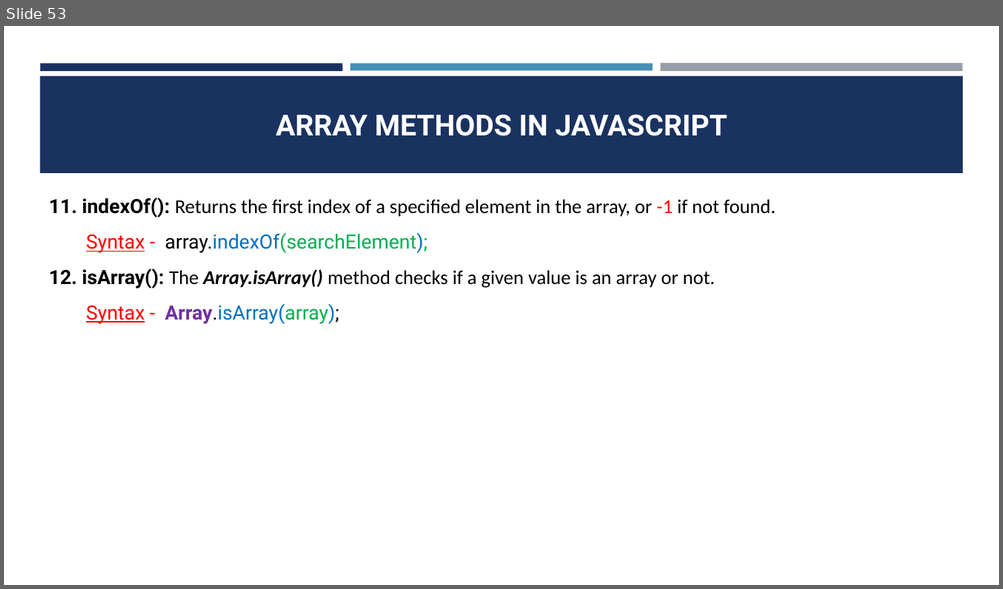
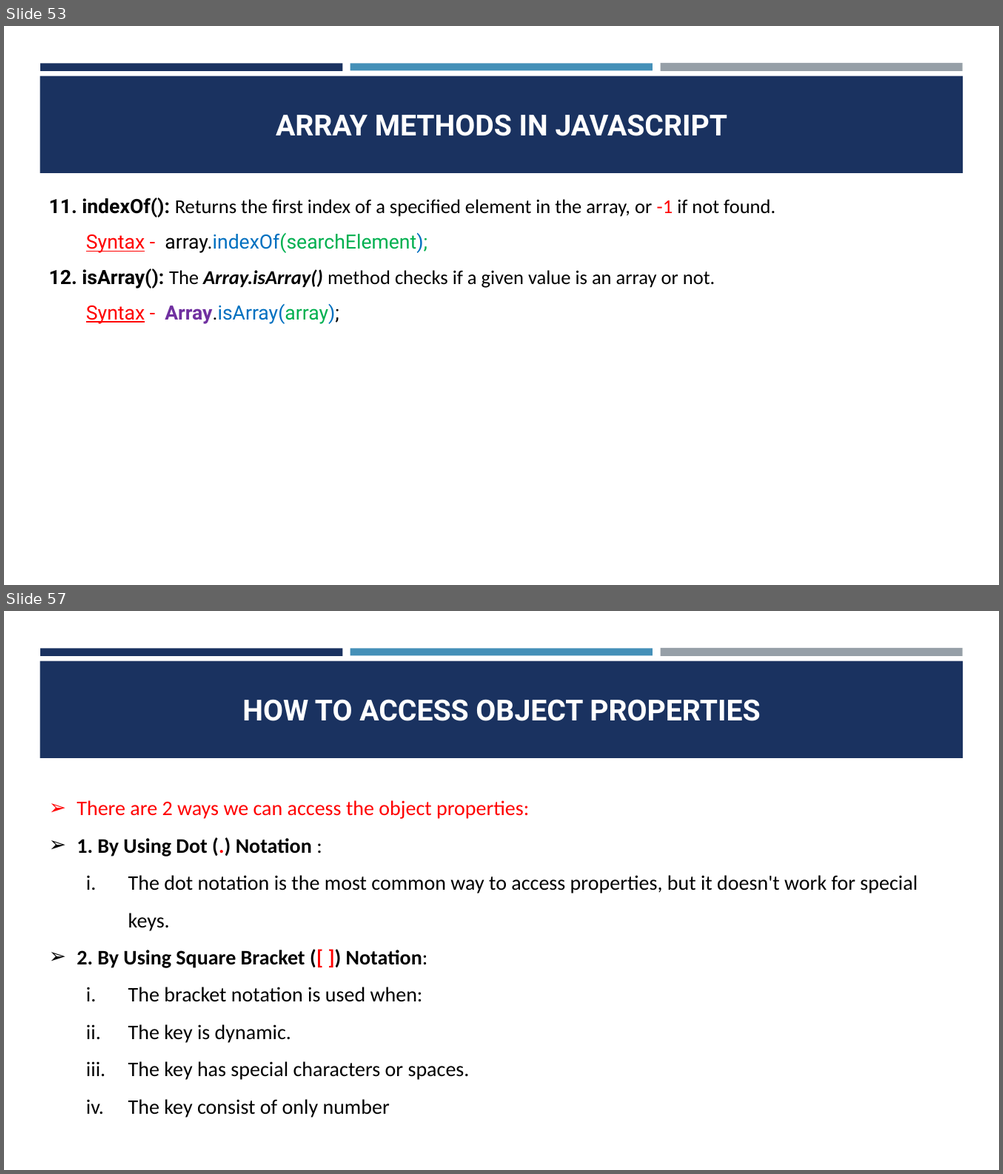
Before and after one commit to CodeCrafterRohit/PEC-Training, a slide deck: JAVASCRIPT/JAVASCRIPT PPT.pptx. Shown one above the other, each under a label of ours: slide 53 before the commit, slides 53 and 57 after it; the slides between them are not shown. The pictures are 1003x589 and 1003x1174 pixels, drawn with LibreOffice and Linux fonts; fonts in the diff are those of the drawing. Boxes give left, top, right and bottom in pixels: in the first picture for what was removed or moved away, otherwise in the second. Text is boxed around its words. In the diff, an @@ line names an element or a change of style, - is before the commit and + after.

```diff
--- a/JAVASCRIPT/JAVASCRIPT PPT.pptx
+++ b/JAVASCRIPT/JAVASCRIPT PPT.pptx
@@ slide 57 added at (4, 611, 999, 1170), background #FFFFFF; not listed: 4 template elements that a slide beside it also shows @@
@@ title added at (242, 699, 760, 721), 28 pt, text #FFFFFF, bold @@
+HOW TO ACCESS OBJECT PROPERTIES
@@ text added at (77, 800, 917, 1118), 20 pt, text #000000 @@
+➢ There are 2 ways we can access the object properties:
+➢ 1. By Using Dot (.) Notation :
+  i. The dot notation is the most common way to access properties, but it doesn't work for special keys.
+➢ 2. By Using Square Bracket ([ ]) Notation:
+  i. The bracket notation is used when:
+  ii. The key is dynamic.
+  iii. The key has special characters or spaces.
+  iv. The key consist of only number
```
Also in this commit, not shown: 19 other slides added, 14 other files.
